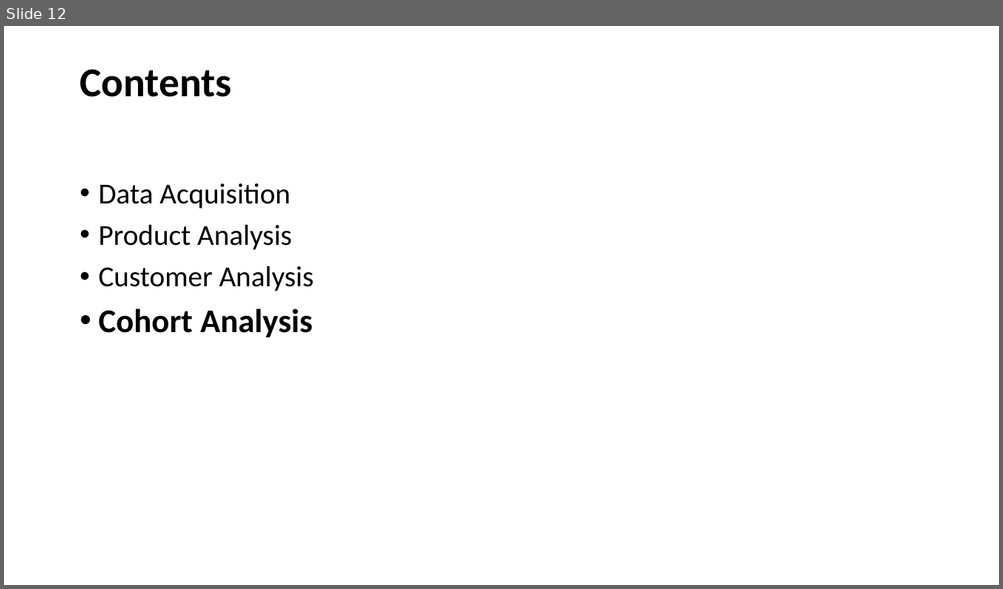
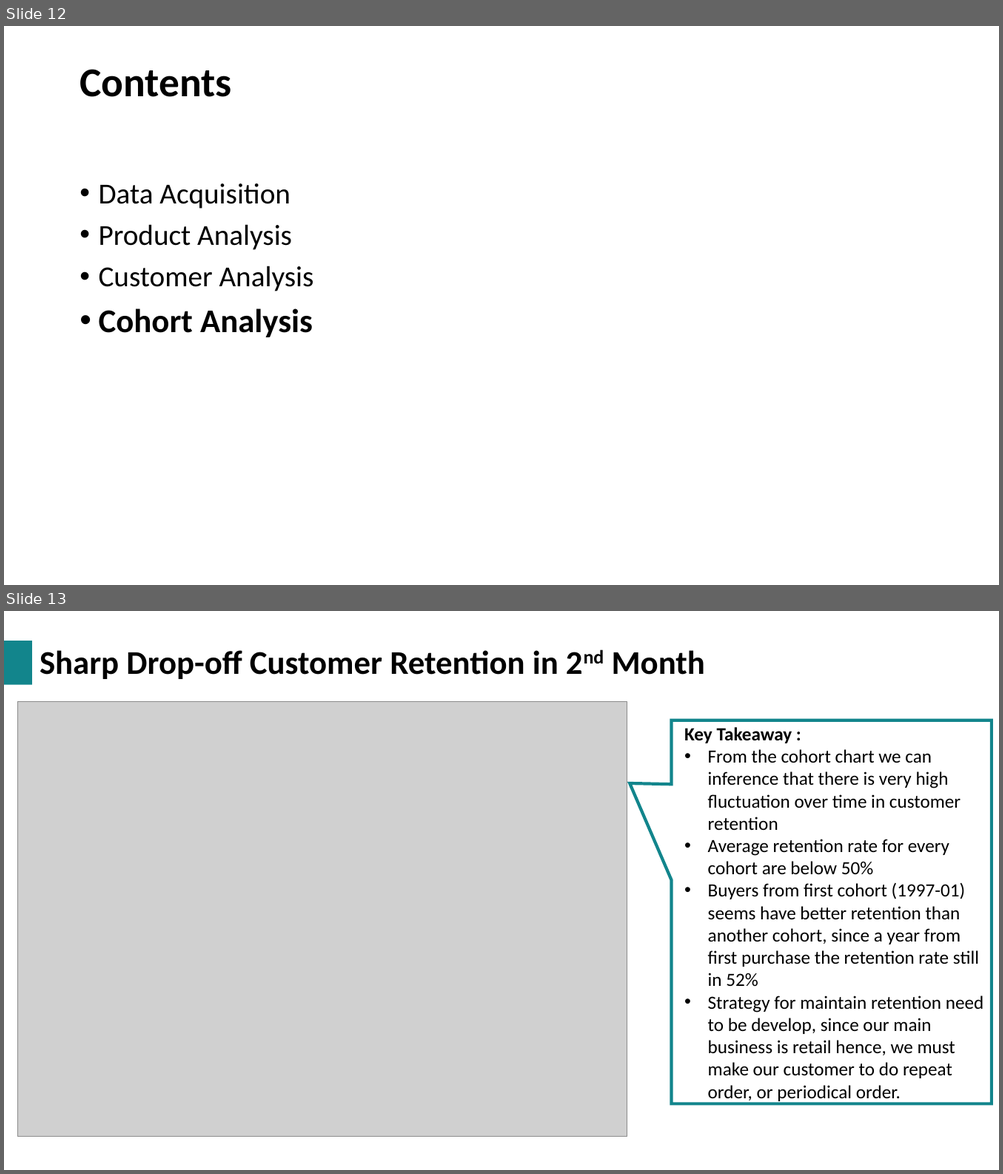
Before and after one commit to ihsannurfaqih/dsls2023, a slide deck: DE_mini_project/docs/DE Mini Project DSLS 2023_Ihsan Nur Faqih.pptx. Shown one above the other, each under a label of ours: slide 12 before the commit, slides 12 and 13 after it. The pictures are 1003x589 and 1003x1174 pixels, drawn with LibreOffice and Linux fonts; fonts in the diff are those of the drawing; grey boxes stand for pictures; background and template pictures are left out. Boxes give left, top, right and bottom in pixels: in the first picture for what was removed or moved away, otherwise in the second. Text is boxed around its words. In the diff, an @@ line names an element or a change of style, - is before the commit and + after.

```diff
--- a/DE_mini_project/docs/DE Mini Project DSLS 2023_Ihsan Nur Faqih.pptx
+++ b/DE_mini_project/docs/DE Mini Project DSLS 2023_Ihsan Nur Faqih.pptx
@@ slide 13 added at box(4, 611, 999, 1170), background picture (left out) @@
@@ rectangle added at box(4, 641, 32, 685), fill #12858C @@
@@ title added at box(40, 650, 705, 679), 32 pt, text #000000, bold @@
+Sharp Drop-off Customer Retention in 2nd Month
@@ picture added at box(18, 702, 627, 1137) @@
@@ speech box added at box(671, 721, 991, 1104), fill #FFFFFF, outline #12858C 3 pt, 18 pt, text #000000 @@
+Key Takeaway :
+• From the cohort chart we can inference that there is very high fluctuation over time in customer retention
+• Average retention rate for every cohort are below 50%
+• Buyers from first cohort (1997-01) seems have better retention than another cohort, since a year from first purchase the retention rate still in 52%
+• Strategy for maintain retention need to be develop, since our main business is retail hence, we must make our customer to do repeat order, or periodical order.
```
Also in this commit, not shown: 10 other slides added, 1 slide removed, 4 other files.
